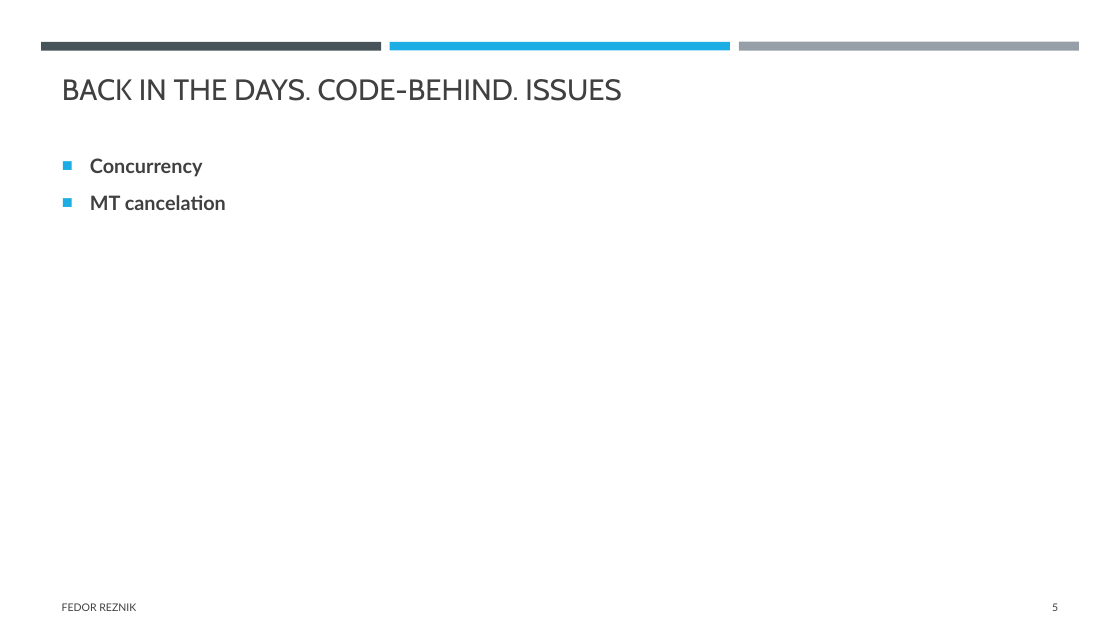
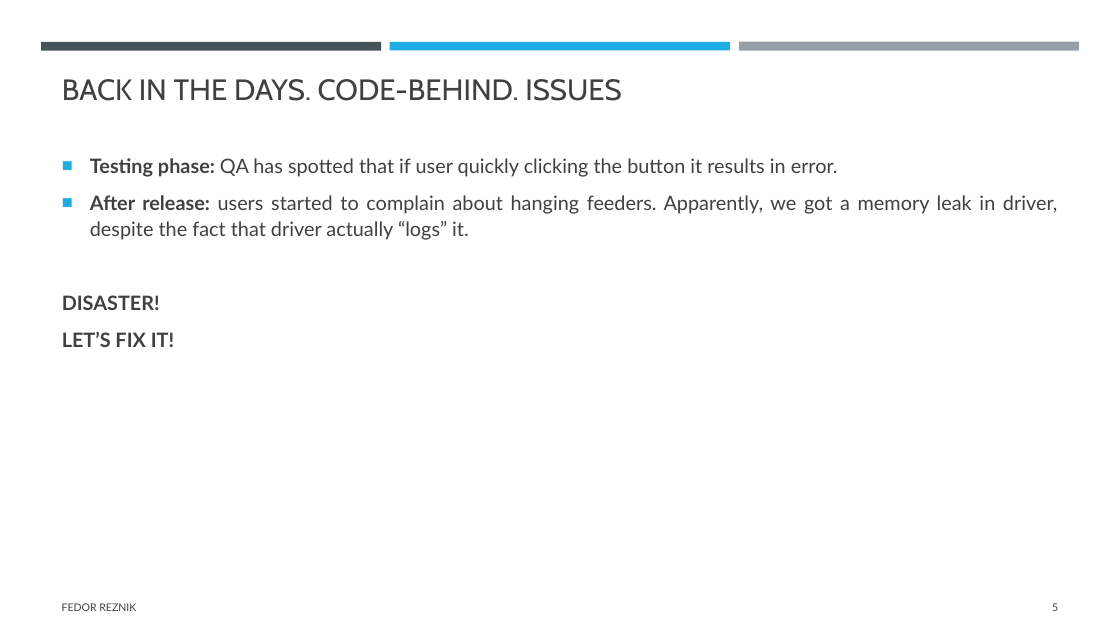
Before and after one commit to FedorReznik/ui-patterns-lecture, a slide deck: slide 5 of The history of UI architecture design approaches.pptx. Drawn at 1120x630 pixels with LibreOffice and Linux fonts; fonts in the diff are those of the drawing. Boxes give left, top, right and bottom in pixels: in the first picture for what was removed or moved away, otherwise in the second. Text is boxed around its words. In the diff, an @@ line names an element or a change of style, - is before the commit and + after.

```diff
--- a/The history of UI architecture design approaches.pptx
+++ b/The history of UI architecture design approaches.pptx
@@ text at bbox=[62, 158, 1058, 347]: text changed; bold off @@
-■ Concurrency
-■ MT cancelation
+■ Testing phase: QA has spotted that if user quickly clicking the button it results in error.
+■ After release: users started to complain about hanging feeders. Apparently, we got a memory leak in driver, despite the fact that driver actually “logs” it.
+DISASTER!
+LET’S FIX IT!
```
Also in this commit, not shown: 1 other slide changed, 3 slides added.
